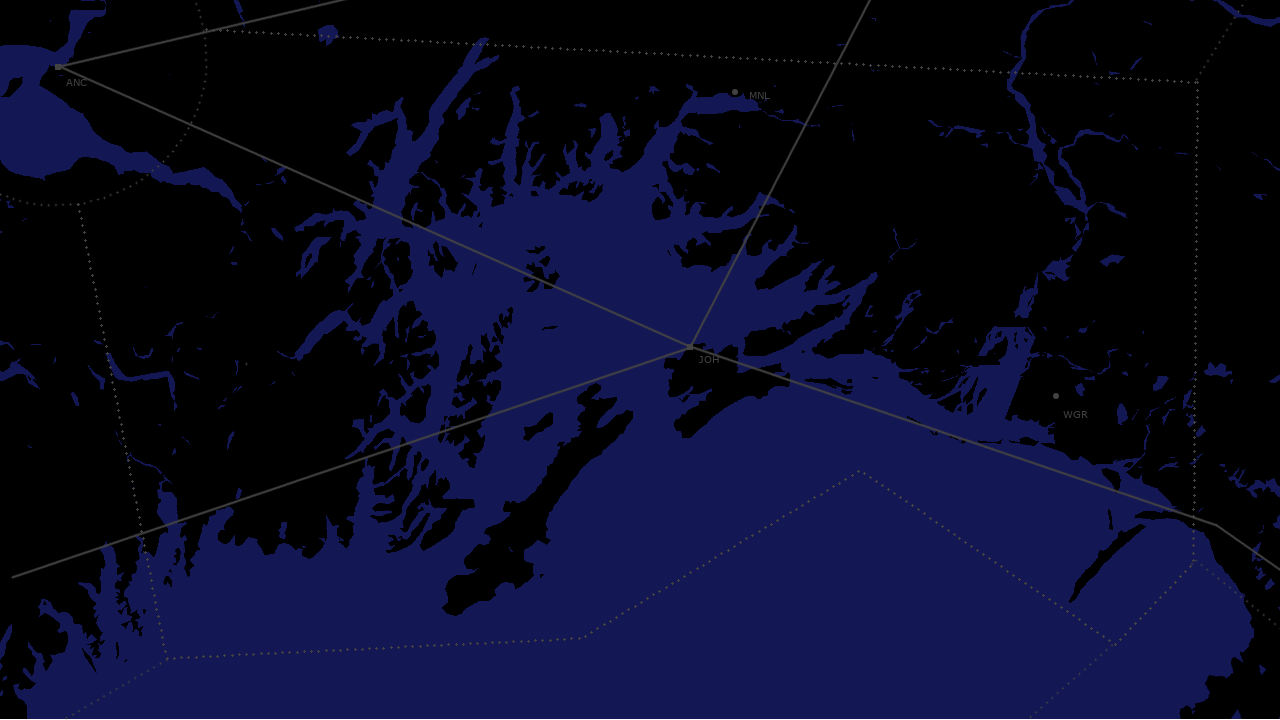
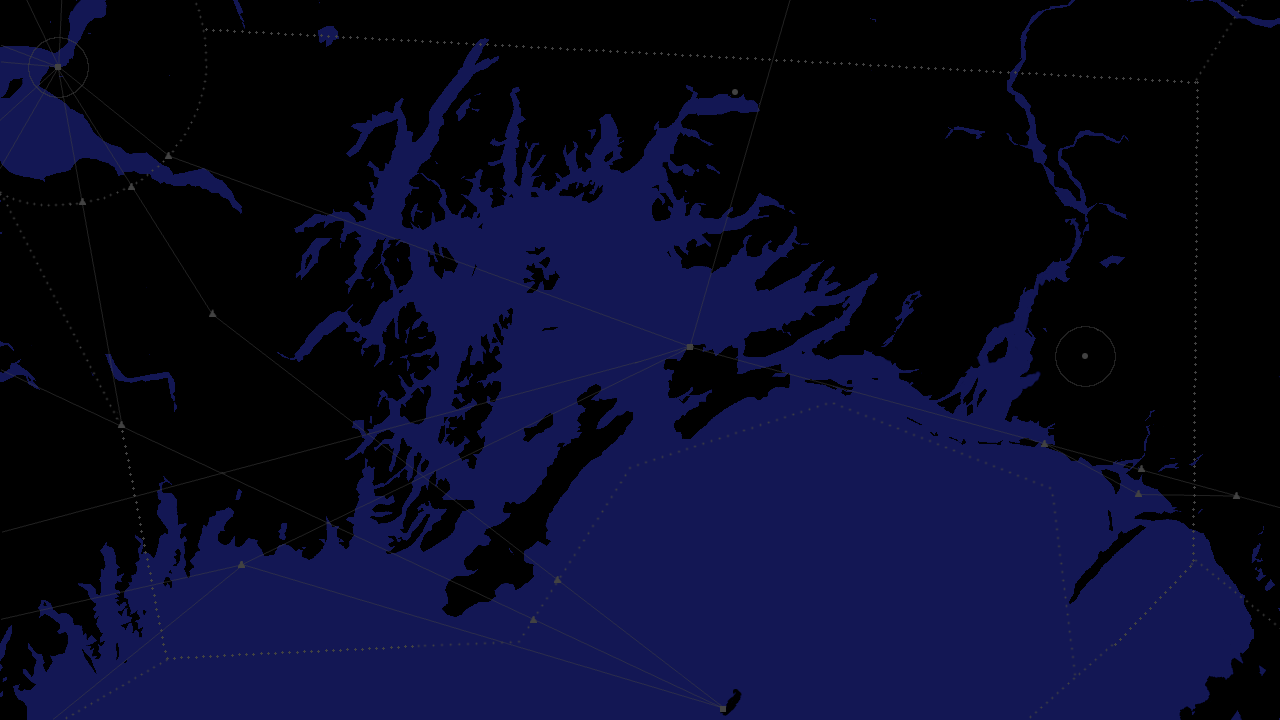
Layers edited between the first and the second 1280px x 720px image:
removed layer "Airways/paths" over left=11, top=0, right=1280, bottom=579
added layer "Airport ring" above "Airways" over left=28, top=37, right=1116, bottom=387
added layer "Airways" above "Boundaries" over left=0, top=0, right=1280, bottom=720
painted on "Boundaries" over left=0, top=67, right=1111, bottom=677
painted on "Fixes" over left=61, top=66, right=1244, bottom=720
painted on "background.png" over left=0, top=0, right=1280, bottom=720